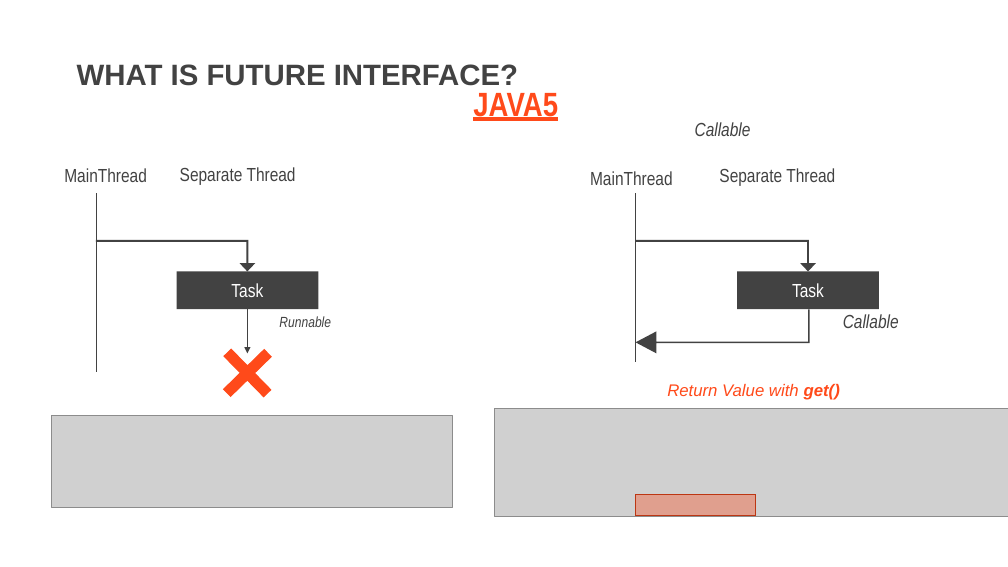
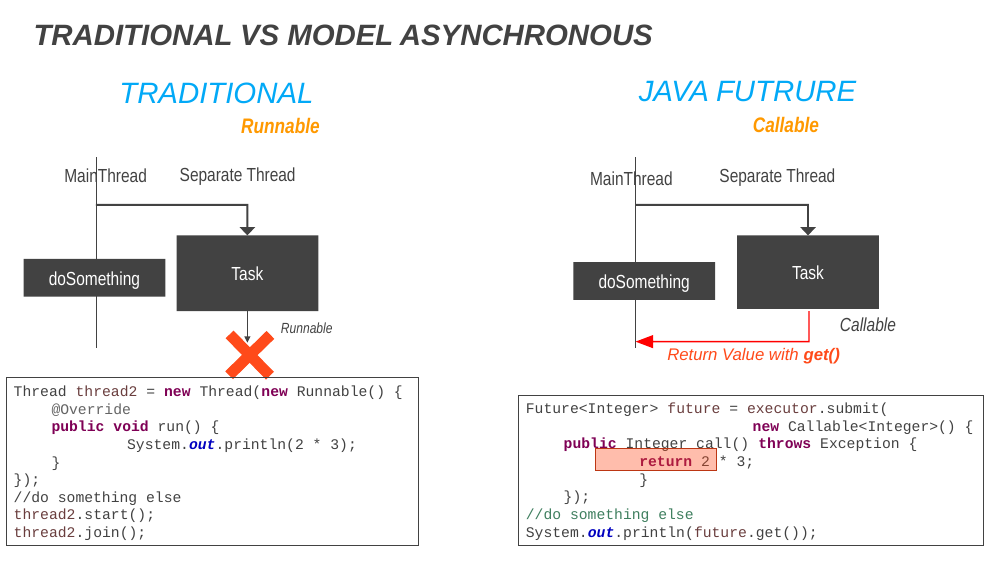
Before and after one commit to DevDay2019-AxonActive/DevDay2019---Advanced-Java, a slide deck: slide 3 of presentations/java_future.pptx. Drawn at 1008x567 pixels with LibreOffice and Linux fonts; fonts in the diff are those of the drawing; grey boxes stand for pictures; background and template pictures are left out. Boxes give left, top, right and bottom in pixels: in the first picture for what was removed or moved away, otherwise in the second. Text is boxed around its words. In the diff, an @@ line names an element or a change of style, - is before the commit and + after.

```diff
--- a/presentations/java_future.pptx
+++ b/presentations/java_future.pptx
@@ text added at bbox=[34, 24, 653, 46], 28 pt, text #424242, bold, italic @@
+TRADITIONAL VS MODEL ASYNCHRONOUS
@@ text removed at bbox=[77, 64, 518, 86] @@
-WHAT IS FUTURE INTERFACE?
@@ text added at bbox=[119, 82, 313, 104], 28 pt, text #02A9F7, italic @@
+TRADITIONAL
@@ text added at bbox=[639, 80, 856, 102], 28 pt, text #02A9F7, italic @@
+JAVA FUTRURE
@@ text added at bbox=[241, 117, 320, 134], 20 pt, text #FF9900, bold, italic @@
+Runnable
@@ text removed at bbox=[473, 93, 558, 121] @@
-JAVA5
@@ text "Callable": place and size @@
-text "Callable" at bbox=[695, 122, 751, 136]
+text "Callable" at bbox=[753, 116, 819, 133]
@@ text "Callable" at bbox=[753, 116, 819, 133]: size 18 to 20 pt, text colour #424242 to #FF9900, bold on @@
@@ line moved from (96, 194) - (96, 372) to (96, 157) - (96, 349) @@
@@ line moved from (636, 194) - (636, 362) to (636, 157) - (636, 349) @@
@@ 2 bent up arrows, 1 text: place and size @@
-2 bent up arrows, 1 text at bbox=[96, 240, 840, 400]
+2 bent up arrows, 1 text at bbox=[96, 204, 840, 364]
@@ rectangle "Task": place and size @@
-rectangle "Task" at bbox=[177, 271, 319, 309]
+rectangle "Task" at bbox=[177, 235, 319, 311]
@@ rectangle "Task": place and size @@
-rectangle "Task" at bbox=[737, 271, 879, 309]
+rectangle "Task" at bbox=[737, 235, 879, 309]
@@ rectangle added at bbox=[23, 259, 166, 297], fill #424242, 18 pt, text #FFFFFF @@
+doSomething
@@ rectangle added at bbox=[573, 262, 715, 300], fill #424242, 18 pt, text #FFFFFF @@
+doSomething
@@ plus: place and size @@
-plus at bbox=[208, 333, 288, 413]
+plus at bbox=[210, 315, 290, 395]
@@ text "Runnable": place and size @@
-text "Runnable" at bbox=[279, 316, 331, 327]
+text "Runnable" at bbox=[281, 322, 333, 333]
@@ arrow moved from (247, 309) - (247, 353) to (247, 312) - (247, 343) @@
@@ bent up arrow: place and size @@
-bent up arrow at bbox=[636, 309, 810, 353]
+bent up arrow at bbox=[636, 311, 810, 348]
@@ bent up arrow at bbox=[636, 311, 810, 348]: fill #424242 to #FF0000; proportions changed @@
@@ rectangle added at bbox=[6, 378, 419, 546], outline #424242 0.75 pt, 14 pt, text #424242 @@
+Thread thread2 = new Thread(new Runnable() {
+  @Override
+  public void run() {
+  System.out.println(2 * 3);
+  }
+});
+//do something else
+thread2.start();
+thread2.join();
@@ picture removed at bbox=[51, 416, 453, 507] @@
@@ picture removed at bbox=[495, 409, 1008, 517] @@
@@ rectangle added at bbox=[519, 395, 984, 546], outline #424242 0.75 pt, 14 pt, text #424242 @@
+Future<Integer> future = executor.submit(
+new Callable<Integer>() {
+  public Integer call() throws Exception {
+  return 2 * 3;
+  }
+  });
+//do something else
+System.out.println(future.get());
@@ rectangle: place and size @@
-rectangle at bbox=[636, 495, 756, 516]
+rectangle at bbox=[596, 449, 716, 470]
```
Also in this commit, not shown: 12 other slides changed, 3 slides added, 9 slides removed.
